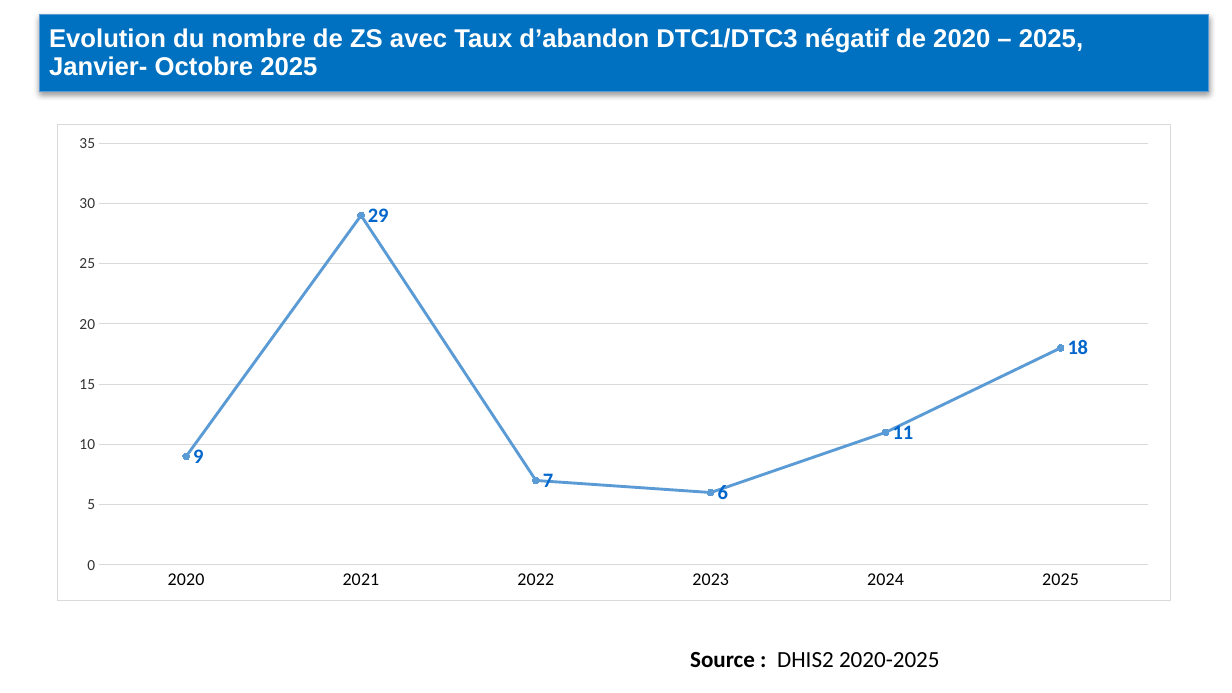
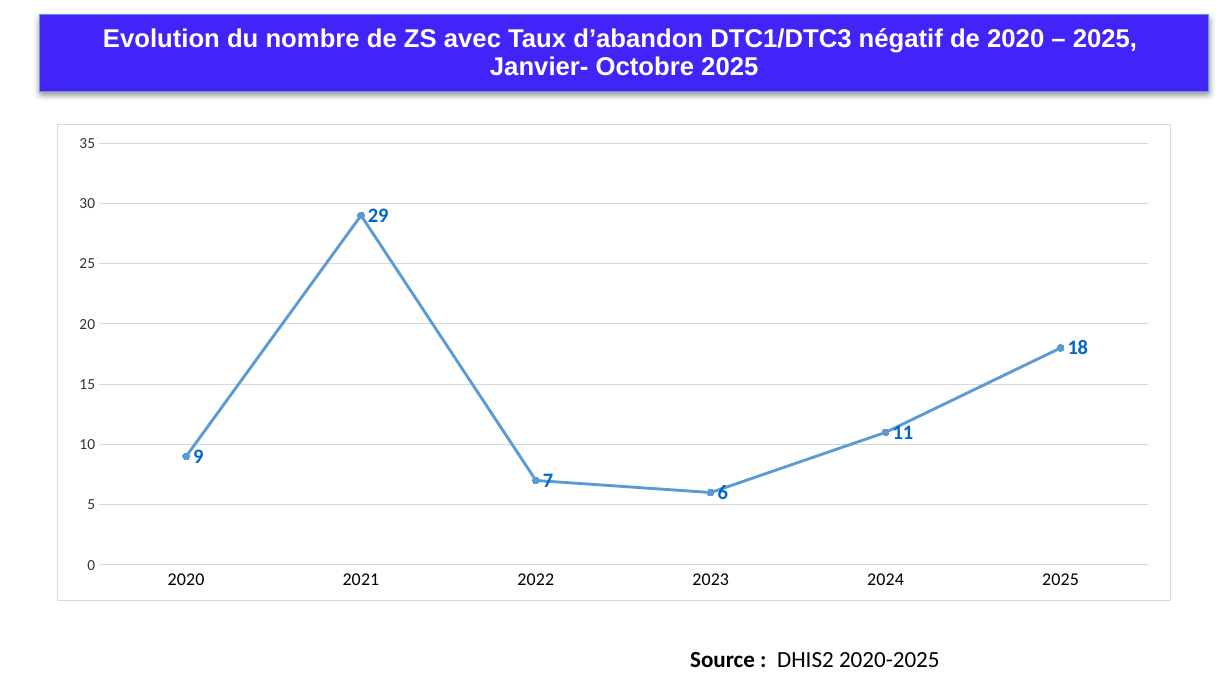
Before and after one commit to WHO-IST-CA/revue_annuelle, a slide deck: slide 12 of docs/epi/presentations/j1/Revue annuelle-PEV_qualité des données-14122025.pptx (slide 10 before the commit). Drawn at 1232x693 pixels with LibreOffice and Linux fonts; fonts in the diff are those of the drawing. Boxes give left, top, right and bottom in pixels: in the first picture for what was removed or moved away, otherwise in the second. Text is boxed around its words. In the diff, an @@ line names an element or a change of style, - is before the commit and + after.

```diff
--- a/docs/epi/presentations/j1/Revue annuelle-PEV_qualité des données-14122025.pptx
+++ b/docs/epi/presentations/j1/Revue annuelle-PEV_qualité des données-14122025.pptx
@@ title "Evolution du nombre de ZS ..." at (40, 15, 1209, 92): alignment left to centre; fill #0070C0 to #4224F8 @@
```
Also in this commit, not shown: 16 other slides changed, 6 slides added, 1 slide removed, 1 other file.
